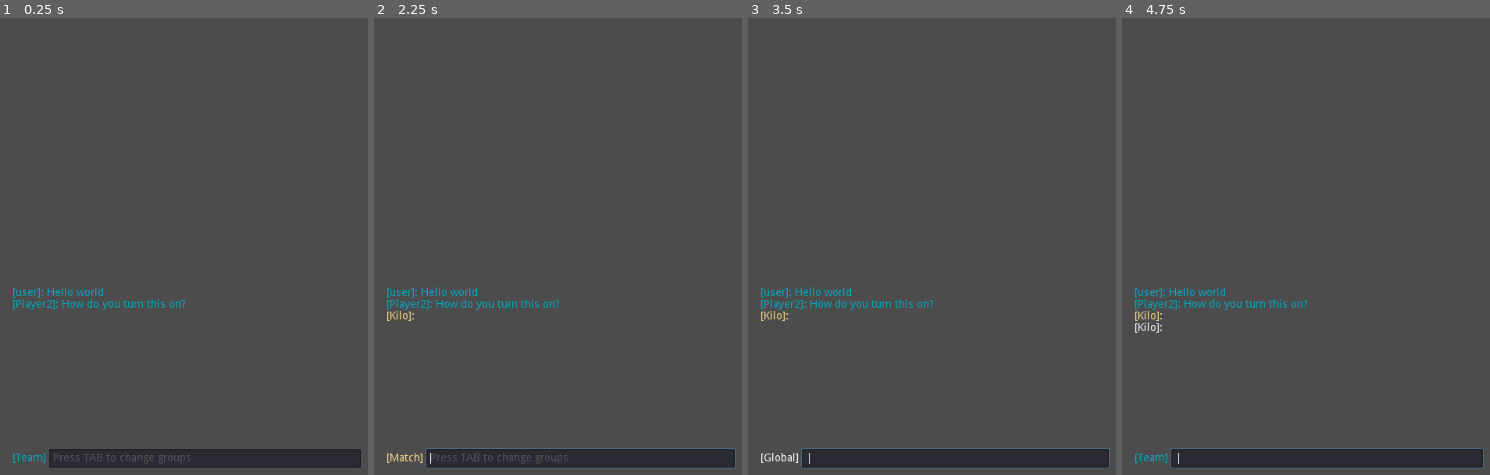
Above: before the commit, frames 1-4 (left to right).
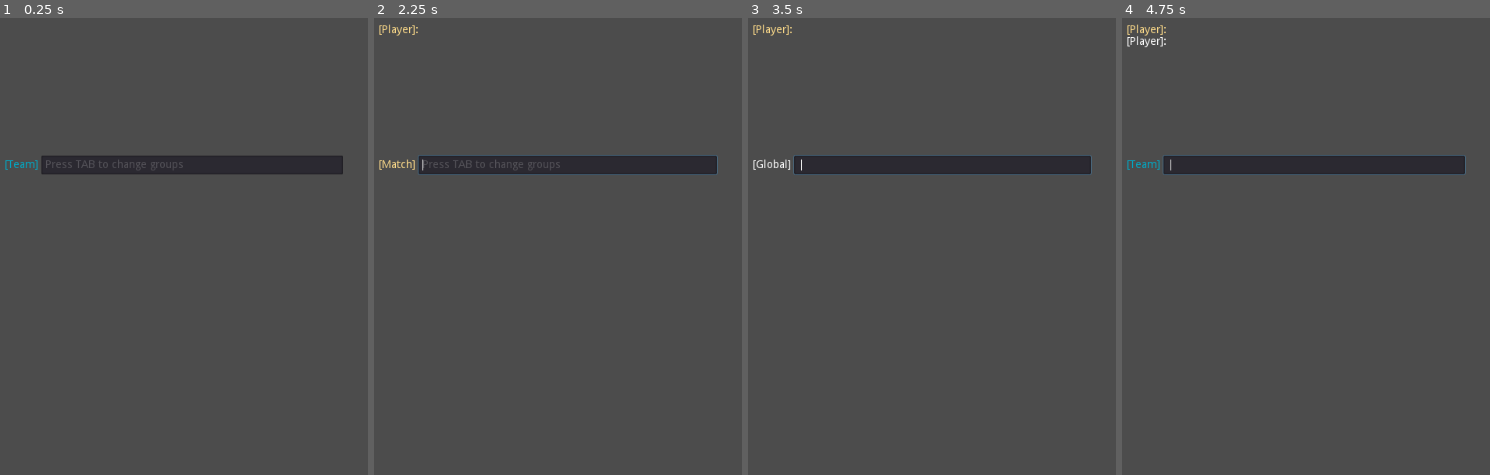
Above: after the commit, the same moments.

Repository: coppolaemilio/godot-chat-box
Game: Godot game, scene res://Main.tscn
Same seed, same stepped clock (60 frames per second), same inputs: the game is played once before the commit and once after it.
Inputs:
- Up to frame 1 (0.25 s): no input
- Up to frame 2 (2.25 s): tap Enter at 0.5, 0.6, 2, 2.1 s; tap Space at 1.25 s; tap Tab at 1.35 s
- Up to frame 3 (3.5 s): tap Space at 2.75 s; tap Tab at 2.85 s
- Up to frame 4 (4.75 s): tap Enter at 3.5, 3.6 s; tap Space at 4.25 s; tap Tab at 4.35 s

The runs differ from the first frame. In frame 1, 6.9% of the frame differs, in the area x 1-99%, y 30-99%; in frame 2, 7.7%; in frame 3, 8.2%; in frame 4, 8.4%, in the area x 1-99%, y 1-99%.

Commit message:
making a few updates

Diff:
--- a/ChatBox.gd
+++ b/ChatBox.gd
@@ -10,7 +10,7 @@
 	{'name': 'Global', 'color': '#ffffff'}
 ]
 var group_index = 0
-var user_name = 'Kilo'
+var user_name = 'Player'
 
 func _ready():
 	lineEdit.connect("text_entered", self,'text_entered')
--- a/ChatBox.tscn
+++ b/ChatBox.tscn
@@ -26,12 +26,6 @@
 size_flags_horizontal = 3
 size_flags_vertical = 3
 bbcode_enabled = true
-bbcode_text = "[color=#00abc7]
-[user]: Hello world
-[Player2]: How do you turn this on?[/color]"
-text = "
-[user]: Hello world
-[Player2]: How do you turn this on?"
 scroll_following = true
 __meta__ = {
 "_edit_use_anchors_": false
--- a/Main.tscn
+++ b/Main.tscn
@@ -7,7 +7,7 @@
 anchor_bottom = 1.0
 
 [node name="ChatBox" parent="." instance=ExtResource( 1 )]
-margin_left = 16.0
-margin_top = 342.0
-margin_right = -562.0
-margin_bottom = -12.0
+margin_left = 6.0
+margin_top = 5.0
+margin_right = -585.0
+margin_bottom = -388.0
